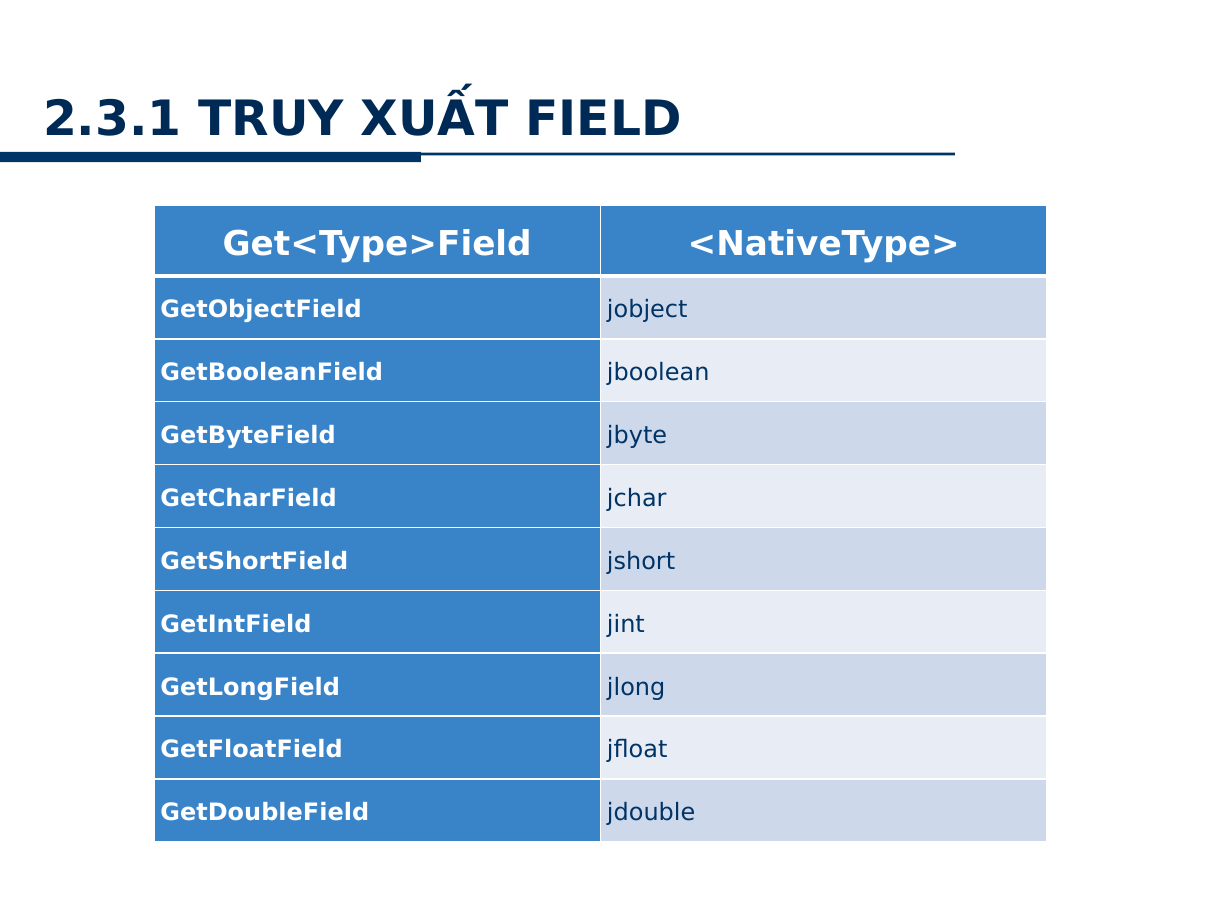
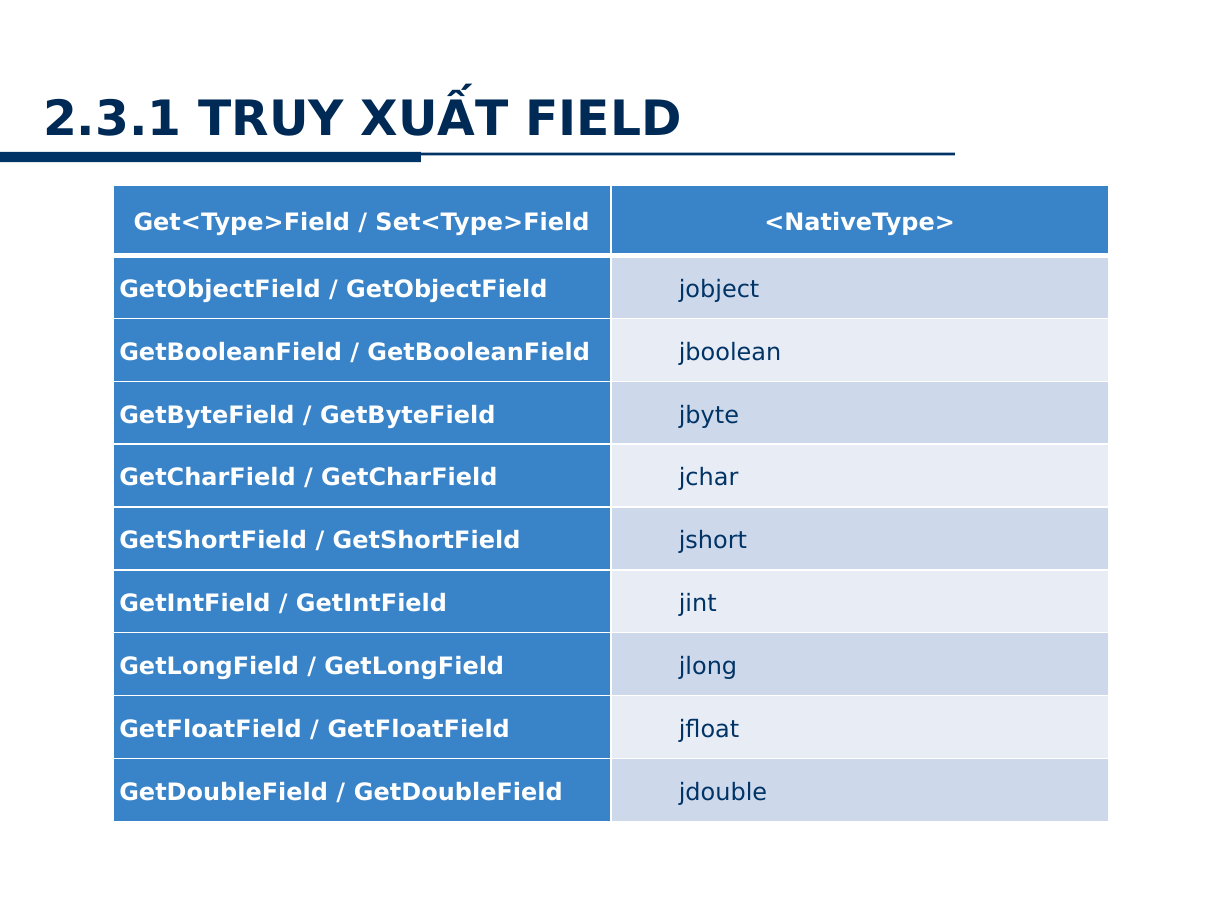
Before and after one commit to minhkhanh/UofS-Java, a slide deck: slide 16 of Seminar_JNI/Slide_00.pptx (slide 12 before the commit). Drawn at 1232x924 pixels with LibreOffice and Linux fonts; fonts in the diff are those of the drawing; background and template pictures are left out. Boxes give left, top, right and bottom in pixels: in the first picture for what was removed or moved away, otherwise in the second. Text is boxed around its words. In the diff, an @@ line names an element or a change of style, - is before the commit and + after.

```diff
--- a/Seminar_JNI/Slide_00.pptx
+++ b/Seminar_JNI/Slide_00.pptx
@@ table at (x1=113, y1=185, x2=1109, y2=822) @@
-row 1, column 1: Get<Type>Field
+row 1, column 1: Get<Type>Field / Set<Type>Field
-row 2, column 1: GetObjectField
+row 2, column 1: GetObjectField / GetObjectField
-row 3, column 1: GetBooleanField
+row 3, column 1: GetBooleanField / GetBooleanField
-row 4, column 1: GetByteField
+row 4, column 1: GetByteField / GetByteField
-row 5, column 1: GetCharField
+row 5, column 1: GetCharField / GetCharField
-row 6, column 1: GetShortField
+row 6, column 1: GetShortField / GetShortField
-row 7, column 1: GetIntField
+row 7, column 1: GetIntField / GetIntField
-row 8, column 1: GetLongField
+row 8, column 1: GetLongField / GetLongField
-row 9, column 1: GetFloatField
+row 9, column 1: GetFloatField / GetFloatField
-row 10, column 1: GetDoubleField
+row 10, column 1: GetDoubleField / GetDoubleField
@@ size 20 to 14 pt in "<NativeType>" @@
@@ indent changed @@
@@ table resized from (x1=154, y1=206, x2=1046, y2=843) to (x1=113, y1=185, x2=1109, y2=822) @@
```
Also in this commit, not shown: 3 other slides changed, 4 slides added.
